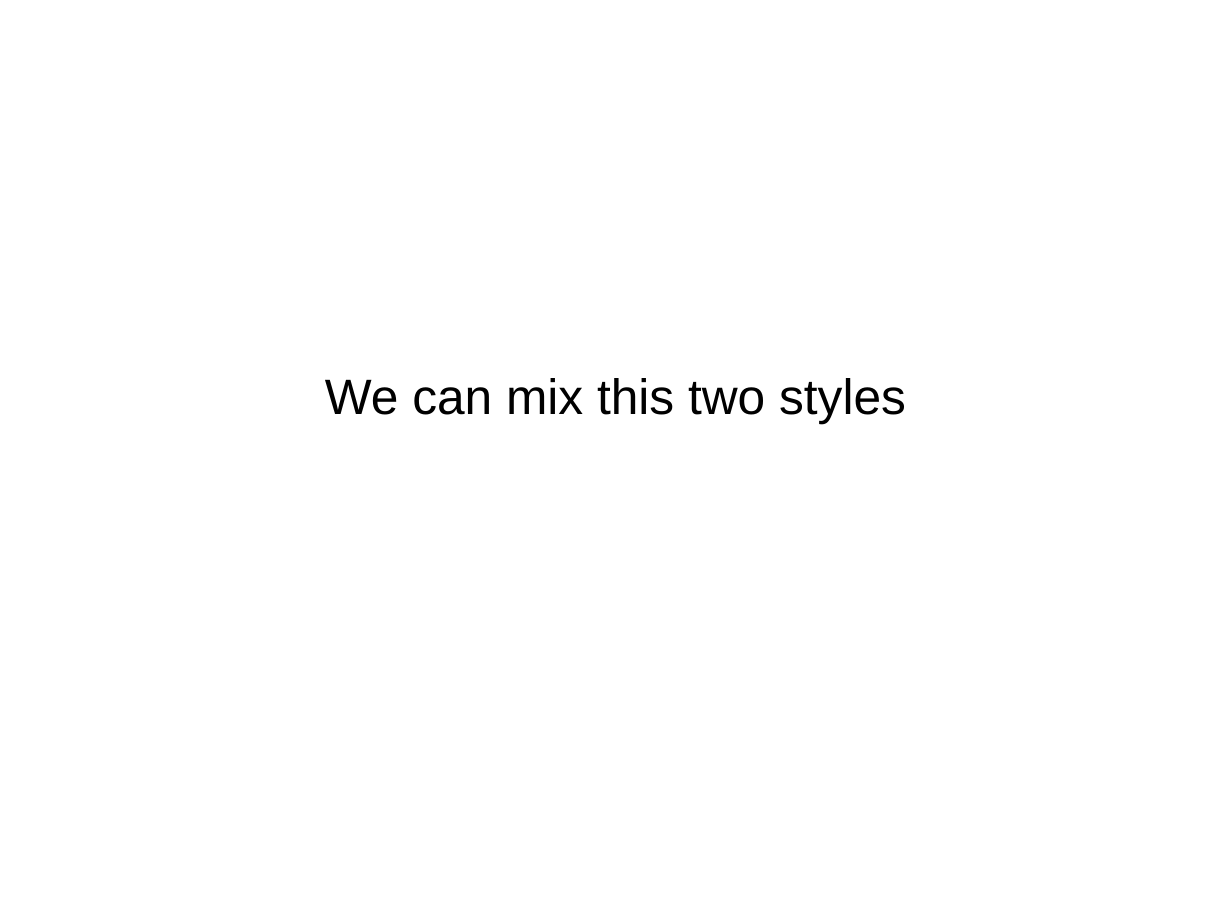
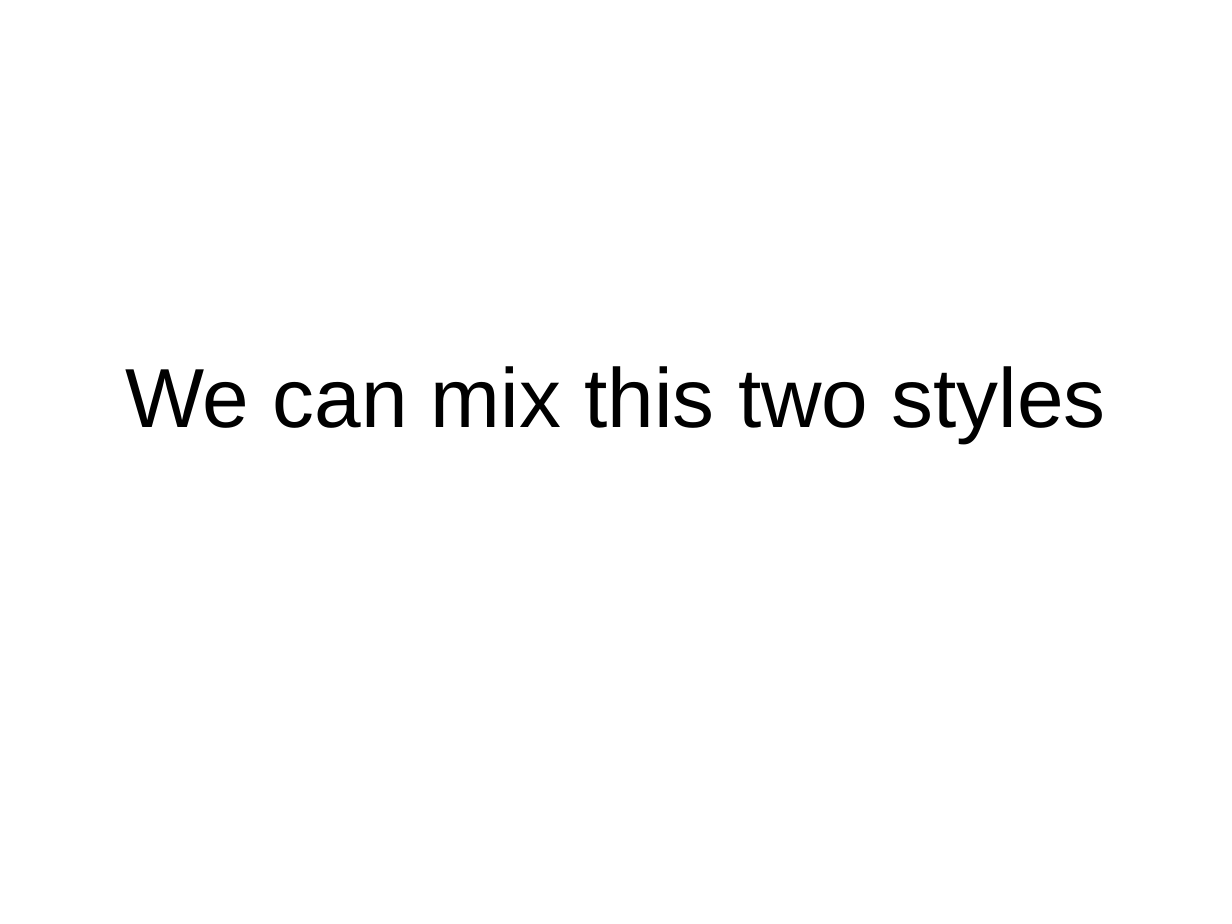
Before and after one commit to Koziolek/warsjawa_2014, a slide deck: slide 9 of beginning_fp/ch1.odp. Drawn at 1232x924 pixels with LibreOffice and Linux fonts; fonts in the diff are those of the drawing. Boxes give left, top, right and bottom in pixels: in the first picture for what was removed or moved away, otherwise in the second. Text is boxed around its words. In the diff, an @@ line names an element or a change of style, - is before the commit and + after.

Commit message:
slides for 2 and 3

```diff
--- a/beginning_fp/ch1.odp
+++ b/beginning_fp/ch1.odp
@@ subtitle "We can mix this two ..." at <box>125,366,1106,443</box>: size 32 to 54 pt @@
```
Also in this commit, not shown: 1 other slide changed, 2 other files.
